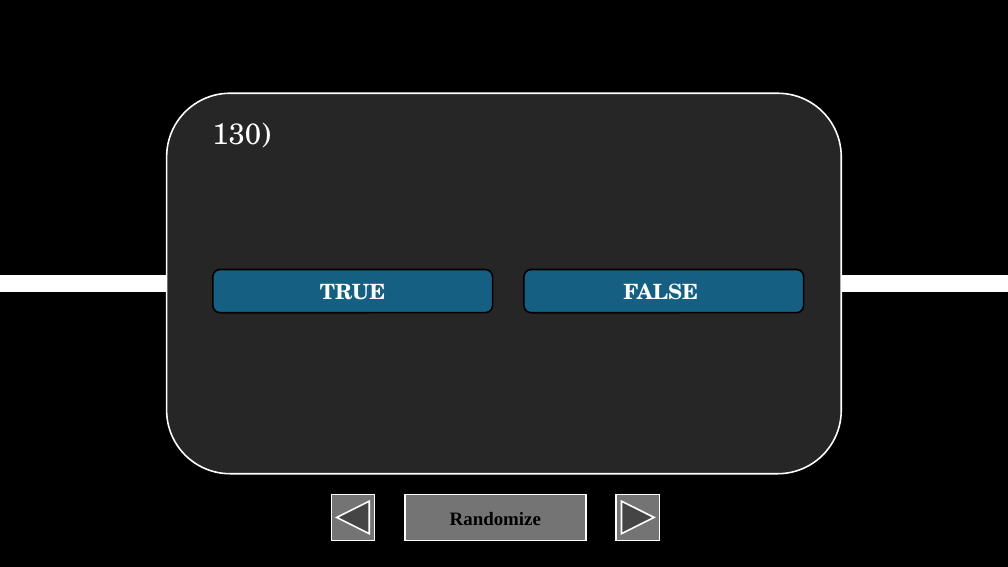
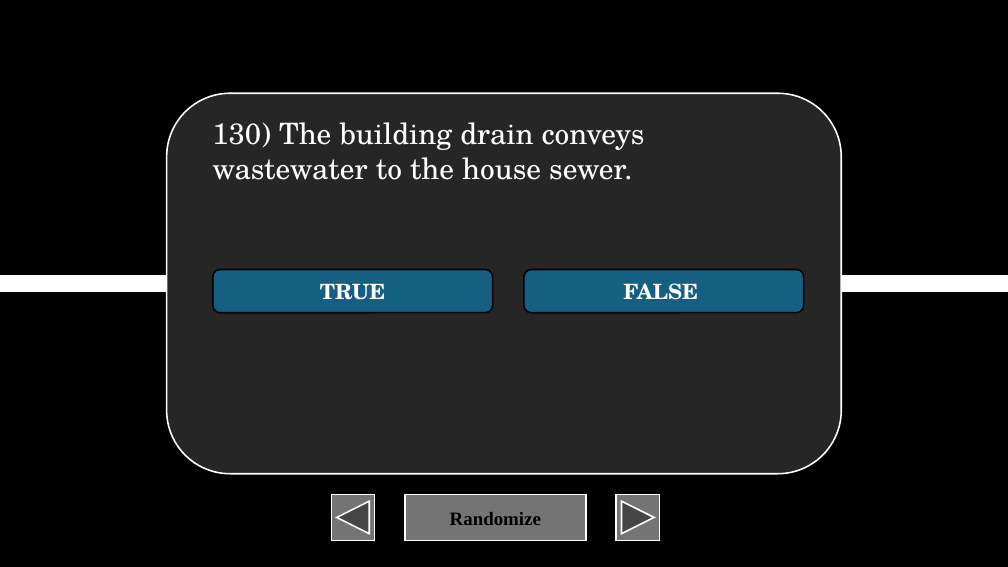
Before and after one commit to XIvanSolomonX/Archi-Reviewer, a slide deck: slide 131 of BulUti2.pptm. Drawn at 1008x567 pixels with LibreOffice and Linux fonts; fonts in the diff are those of the drawing. Boxes give left, top, right and bottom in pixels: in the first picture for what was removed or moved away, otherwise in the second. Text is boxed around its words. In the diff, an @@ line names an element or a change of style, - is before the commit and + after.

```diff
--- a/BulUti2.pptm
+++ b/BulUti2.pptm
@@ text at box(212, 122, 645, 180): text changed @@
-130)
+130) The building drain conveys wastewater to the house sewer.
```
Also in this commit, not shown: 11 other slides changed, 57 slides added, 1 other file.
